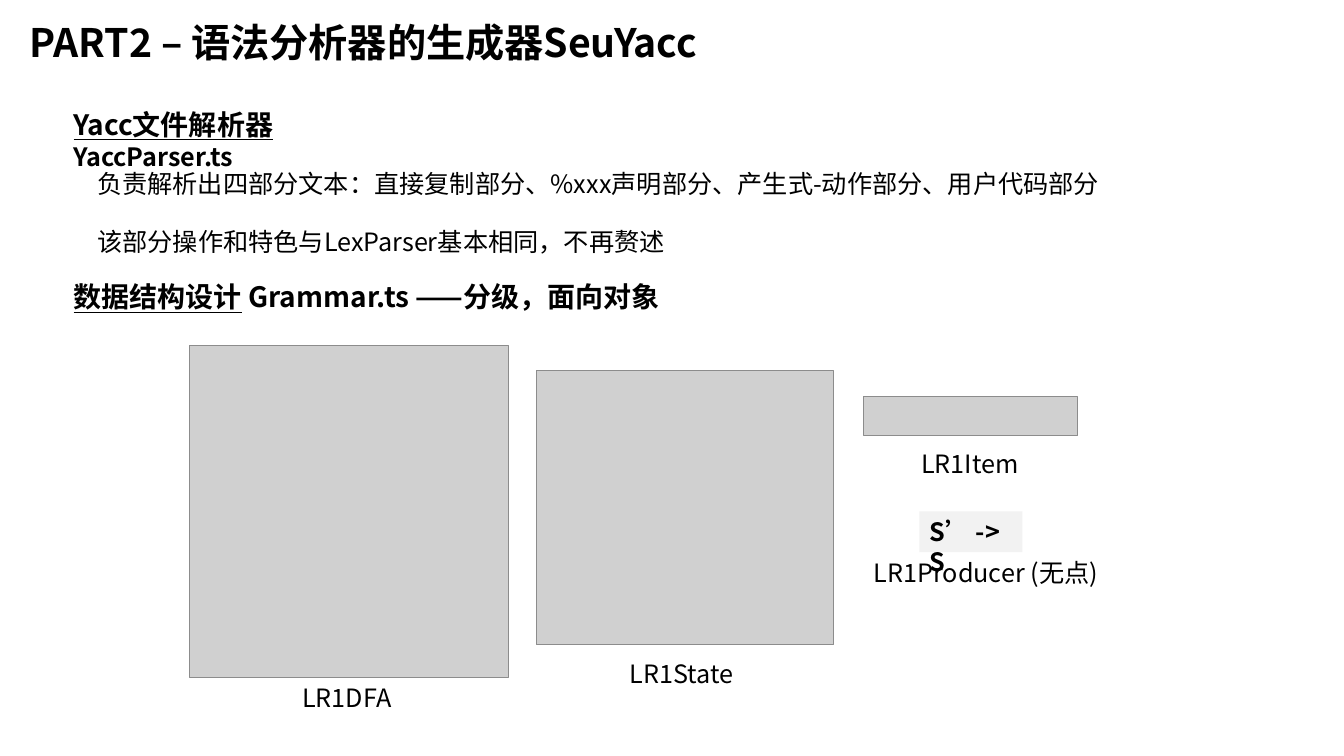
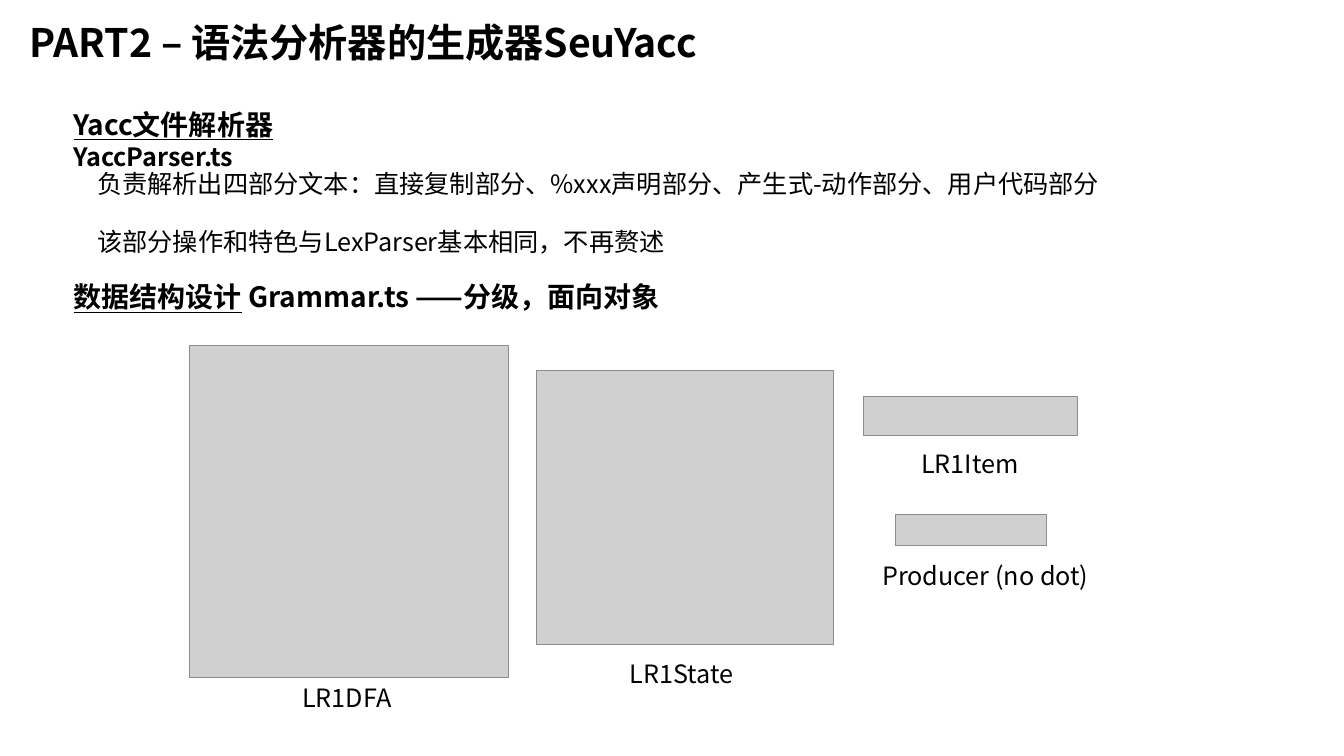
Before and after one commit to z0gSh1u/seu-lex-yacc, a slide deck: slide 16 of doc/答辩Slides.pptx. Drawn at 1344x756 pixels with LibreOffice and Linux fonts; fonts in the diff are those of the drawing; grey boxes stand for pictures. Boxes give left, top, right and bottom in pixels: in the first picture for what was removed or moved away, otherwise in the second. Text is boxed around its words. In the diff, an @@ line names an element or a change of style, - is before the commit and + after.

```diff
--- a/doc/答辩Slides.pptx
+++ b/doc/答辩Slides.pptx
@@ picture added at (x1=895, y1=514, x2=1047, y2=545) @@
@@ rectangle removed at (x1=920, y1=511, x2=1022, y2=552) @@
-S’ -> S
@@ text at (x1=882, y1=564, x2=1088, y2=590): text changed @@
-LR1Producer (无点)
+Producer (no dot)
```
Also in this commit, not shown: 3 other slides changed, 2 other files.
